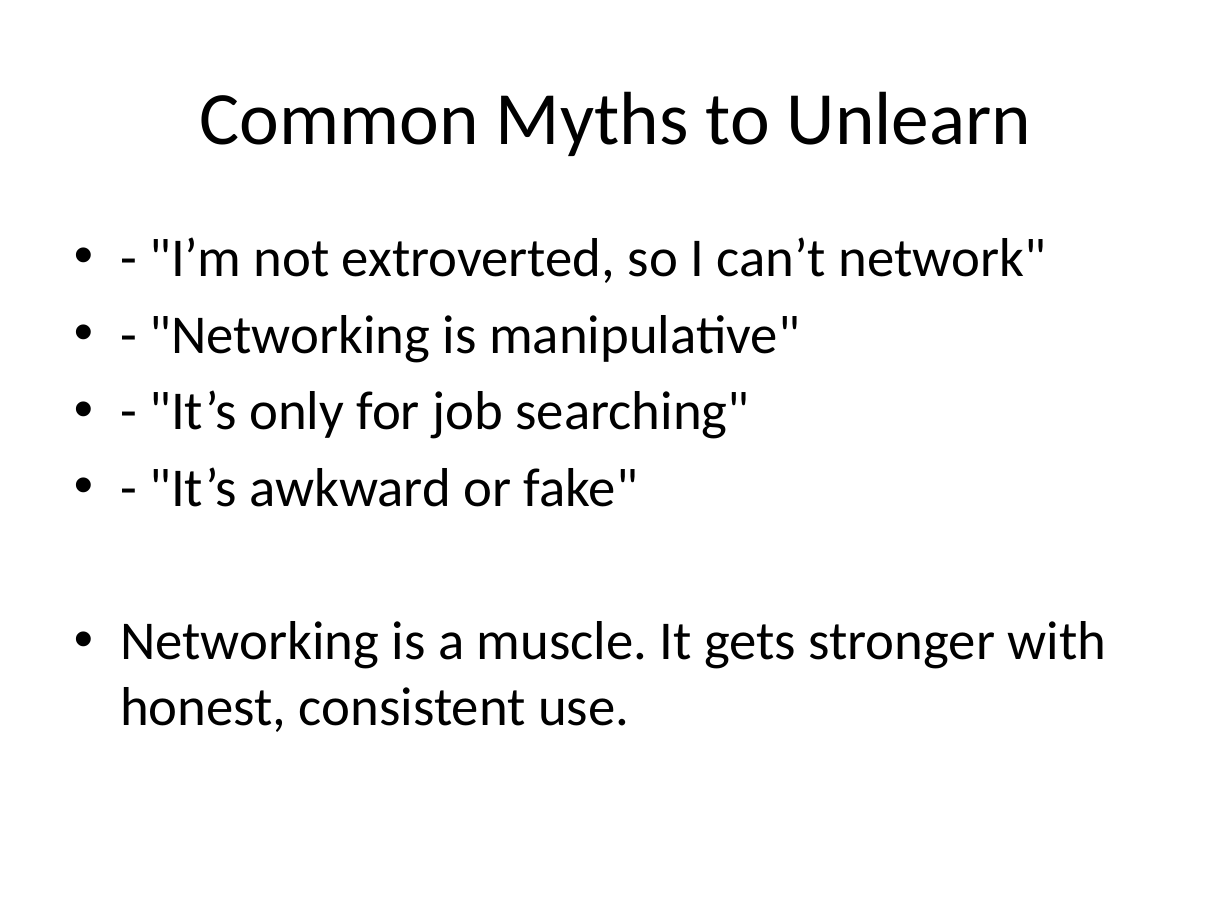
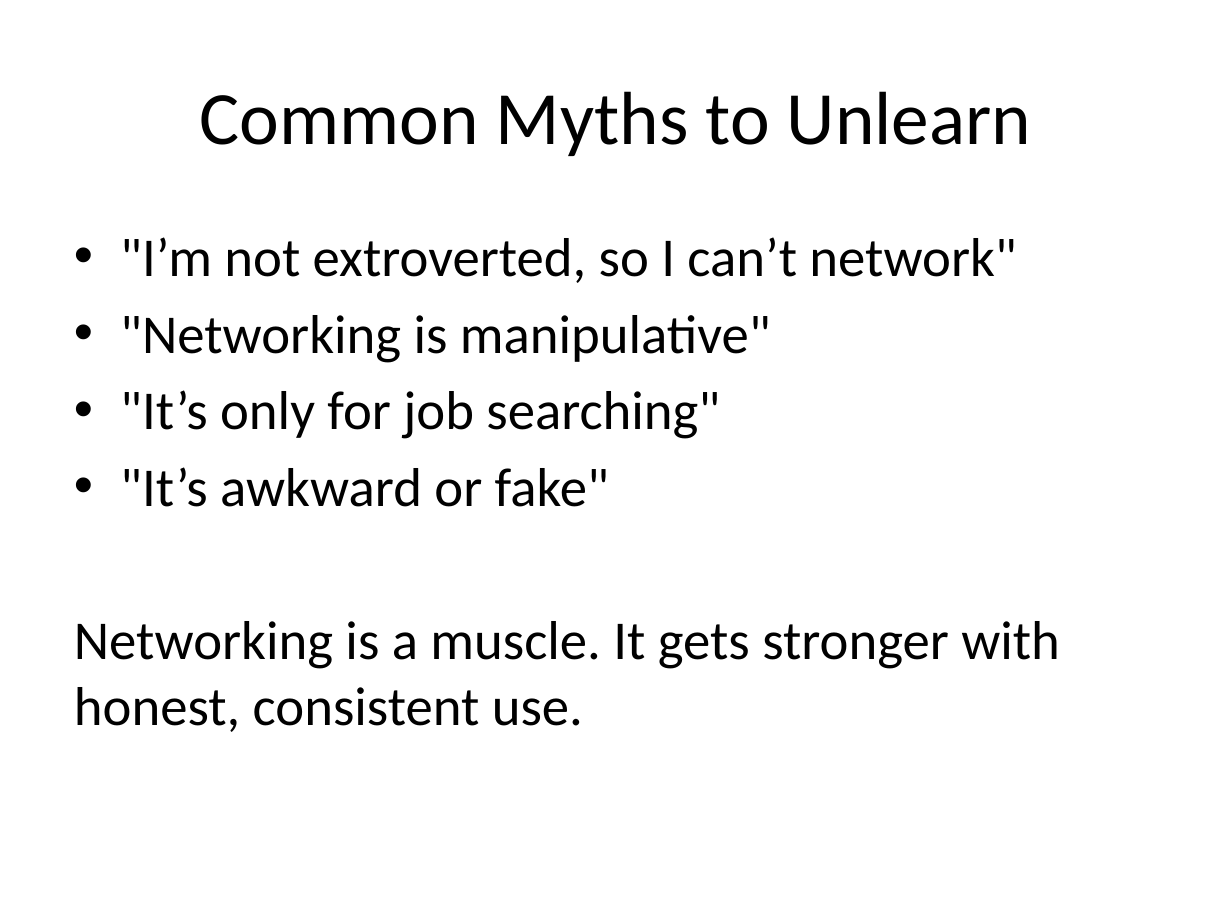
Before and after one commit to stringfestdata/hillsdale-networking-101, a slide deck: slide 5 of networking-as-self-governance.pptx. Drawn at 1232x924 pixels with LibreOffice and Linux fonts; fonts in the diff are those of the drawing. Boxes give left, top, right and bottom in pixels: in the first picture for what was removed or moved away, otherwise in the second. Text is boxed around its words. In the diff, an @@ line names an element or a change of style, - is before the commit and + after.

```diff
--- a/networking-as-self-governance.pptx
+++ b/networking-as-self-governance.pptx
@@ text at (x1=120, y1=237, x2=1016, y2=507): text changed @@
-• - "I’m not extroverted, so I can’t network"
-• - "Networking is manipulative"
-• - "It’s only for job searching"
-• - "It’s awkward or fake"
+• "I’m not extroverted, so I can’t network"
+• "Networking is manipulative"
+• "It’s only for job searching"
+• "It’s awkward or fake"
@@ text at (x1=74, y1=621, x2=1060, y2=732): bullet • to none @@
```
Also in this commit, not shown: 10 other slides changed, 1 slide added, 1 slide removed, 2 other files.
